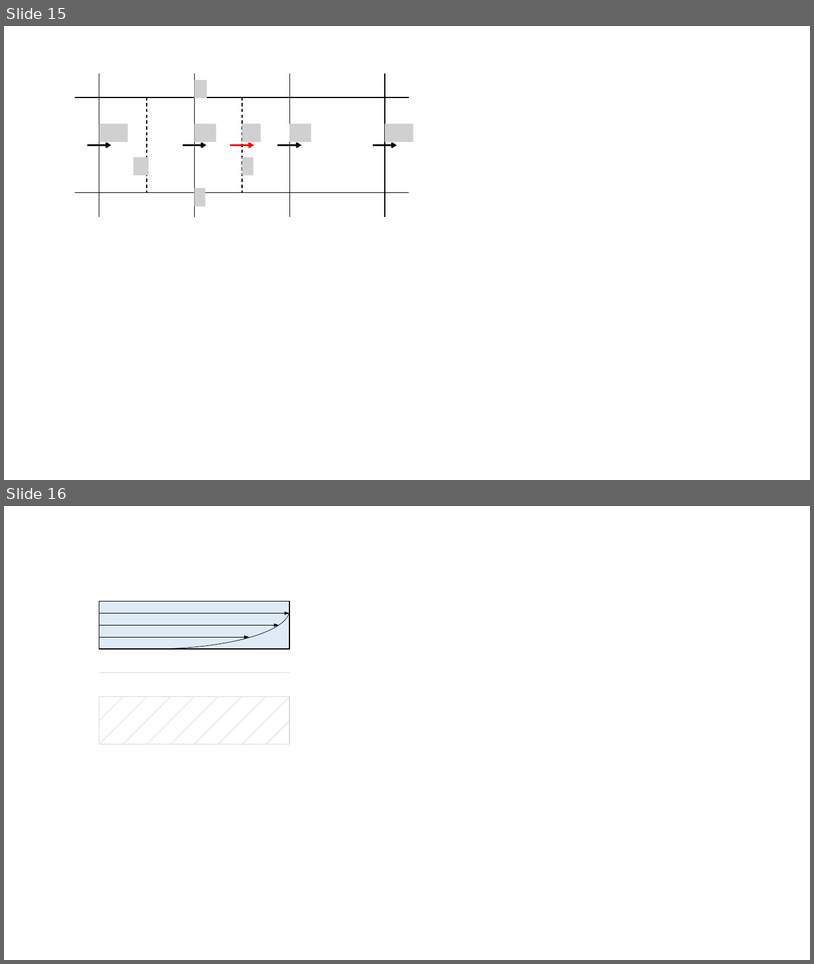
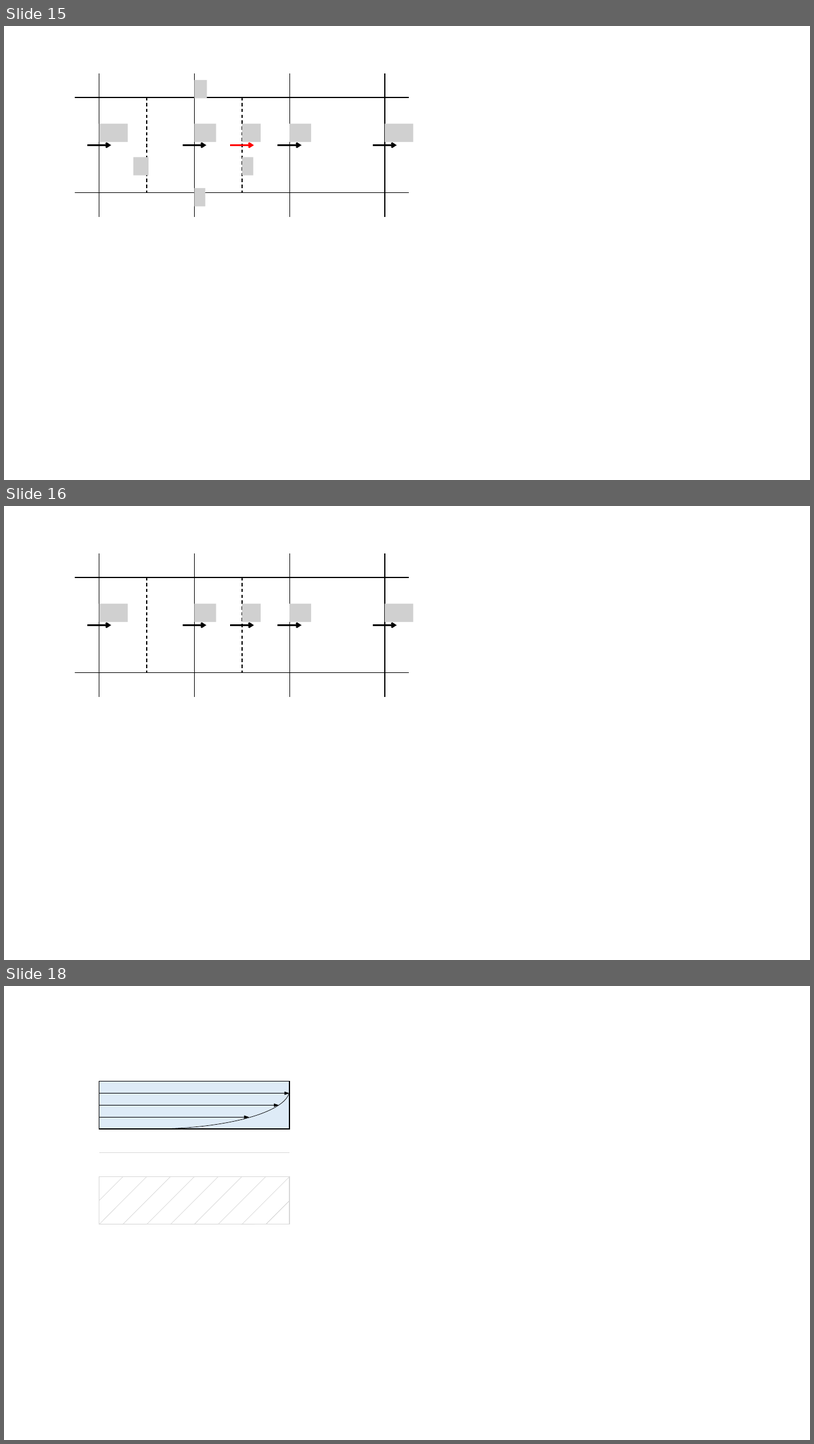
Before and after one commit to AndreaVescovini/Thesis, a slide deck: img/celle.pptx. Shown one above the other, each under a label of ours: slides 15 and 16 before the commit, slides 15, 16 and 18 after it; the slides between them are not shown. The pictures are 814x964 and 814x1444 pixels, drawn with LibreOffice and Linux fonts; fonts in the diff are those of the drawing; grey boxes stand for pictures. Boxes give left, top, right and bottom in pixels: in the first picture for what was removed or moved away, otherwise in the second. Text is boxed around its words. In the diff, an @@ line names an element or a change of style, - is before the commit and + after.

```diff
--- a/img/celle.pptx
+++ b/img/celle.pptx
@@ slide 16 added at [4, 506, 810, 960], background #FFFFFF @@
@@ line added from (99, 554) to (99, 697), #000000 1 pt @@
@@ line added from (195, 554) to (195, 697), #000000 1 pt @@
@@ line added from (290, 554) to (290, 697), #000000 1 pt @@
@@ line added from (385, 554) to (385, 697), #000000 1 pt @@
@@ line added from (75, 577) to (409, 577), #000000 1 pt @@
@@ line added from (147, 577) to (147, 673), #000000 1 pt dashed @@
@@ line added from (242, 577) to (242, 673), #000000 1 pt dashed @@
@@ picture added at [99, 603, 128, 622] @@
@@ picture added at [195, 603, 216, 622] @@
@@ picture added at [242, 603, 261, 622] @@
@@ picture added at [290, 603, 311, 622] @@
@@ picture added at [385, 603, 414, 622] @@
@@ arrow added from (87, 625) to (111, 625), #000000 2 pt @@
@@ arrow added from (182, 625) to (207, 625), #000000 2 pt @@
@@ arrow added from (230, 625) to (254, 625), #000000 2 pt @@
@@ arrow added from (278, 625) to (302, 625), #000000 2 pt @@
@@ arrow added from (373, 625) to (397, 625), #000000 2 pt @@
@@ line added from (75, 673) to (409, 673), #000000 1 pt @@
@@ what was slide 16 is now slide 18 @@
```
Also in this commit, not shown: 1 other slide added, 7 other files.
